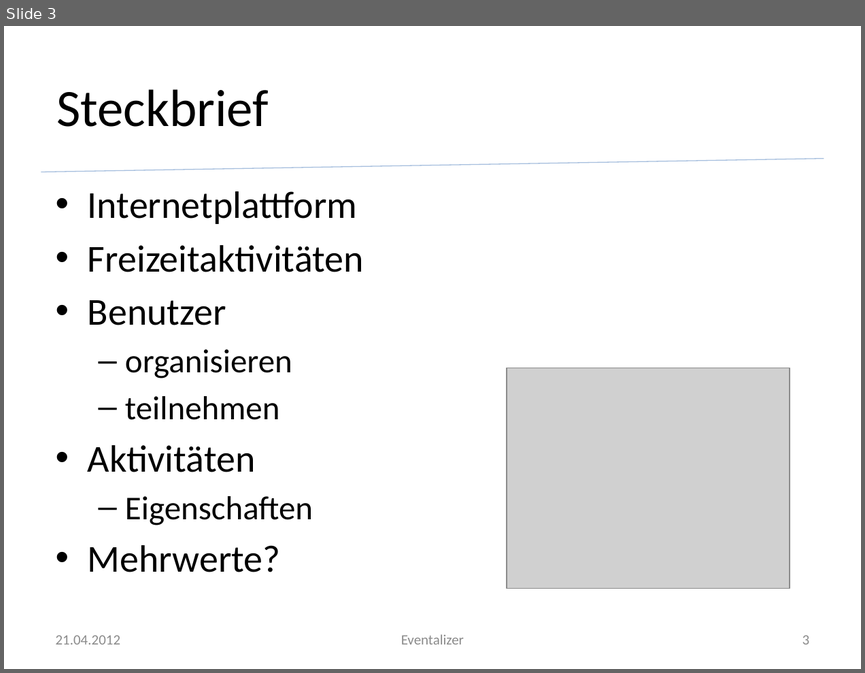
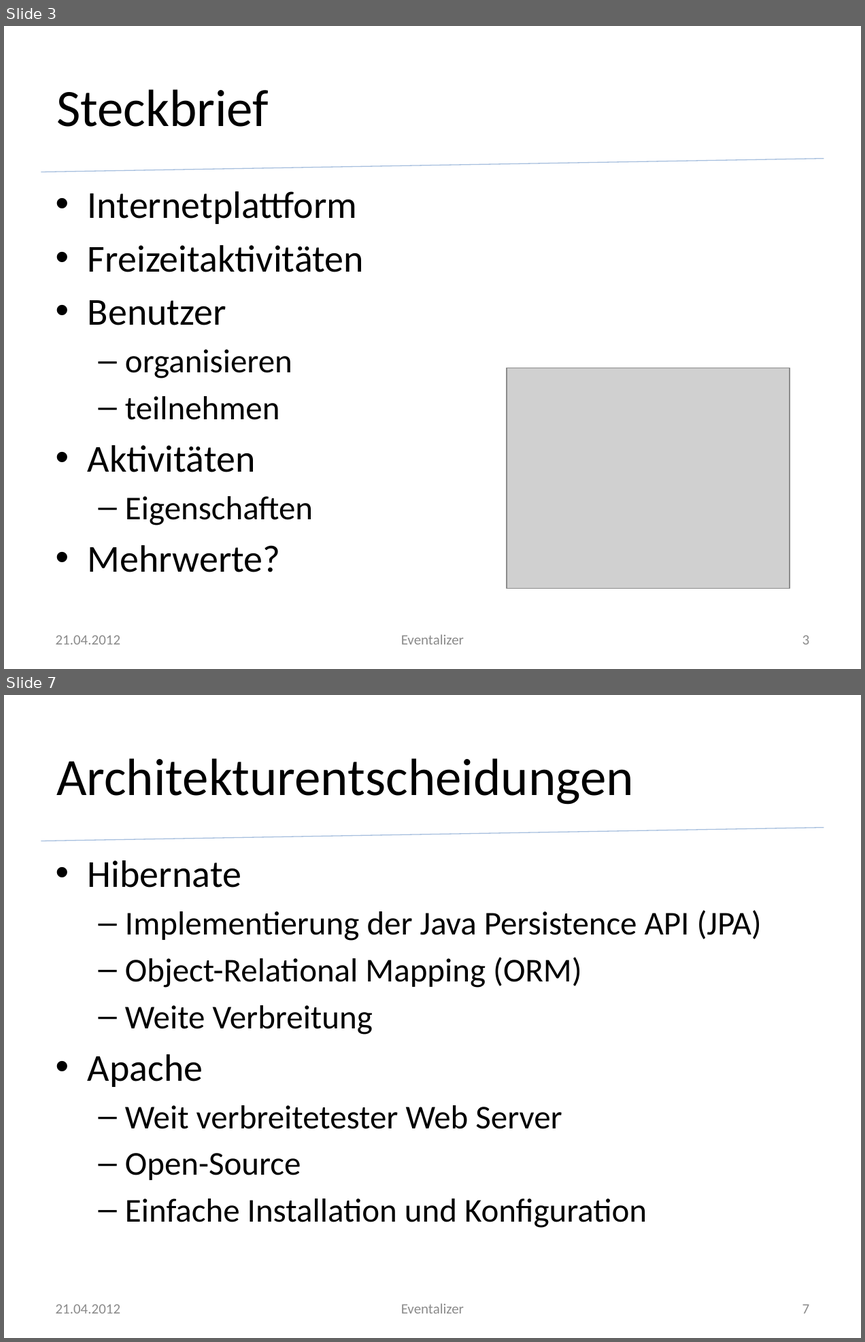
Before and after one commit to silkslostsoul/Eventalizer, a slide deck: Dokumente/Zwischenstand zum 2012 04 21.pptx. Shown one above the other, each under a label of ours: slide 3 before the commit, slides 3 and 7 after it; the slides between them are not shown. The pictures are 865x673 and 865x1342 pixels, drawn with LibreOffice and Linux fonts; fonts in the diff are those of the drawing; grey boxes stand for pictures; background and template pictures are left out. Boxes give left, top, right and bottom in pixels: in the first picture for what was removed or moved away, otherwise in the second. Text is boxed around its words. In the diff, an @@ line names an element or a change of style, - is before the commit and + after.

```diff
--- a/Dokumente/Zwischenstand zum 2012 04 21.pptx
+++ b/Dokumente/Zwischenstand zum 2012 04 21.pptx
@@ slide 7 added at box(4, 695, 861, 1338), background #FFFFFF; not listed: 1 template element that a slide beside it also shows @@
@@ title added at box(56, 758, 634, 804), 44 pt, text #000000 @@
+Architekturentscheidungen
@@ text added at box(88, 860, 762, 1227), 28 pt, text #000000 @@
+• Hibernate
+  – Implementierung der Java Persistence API (JPA)
+  – Object-Relational Mapping (ORM)
+  – Weite Verbreitung
+• Apache
+  – Weit verbreitetester Web Server
+  – Open-Source
+  – Einfache Installation und Konfiguration
@@ text added at box(56, 1304, 121, 1313), 12 pt, text #8C8C8C @@
+21.04.2012
@@ text added at box(401, 1303, 464, 1313), 12 pt, text #8C8C8C @@
+Eventalizer
@@ page number added at box(802, 1304, 810, 1313), 12 pt, text #8C8C8C @@
+7
```
Also in this commit, not shown: 4 slides changed, 7 other slides added, 2 other files.
